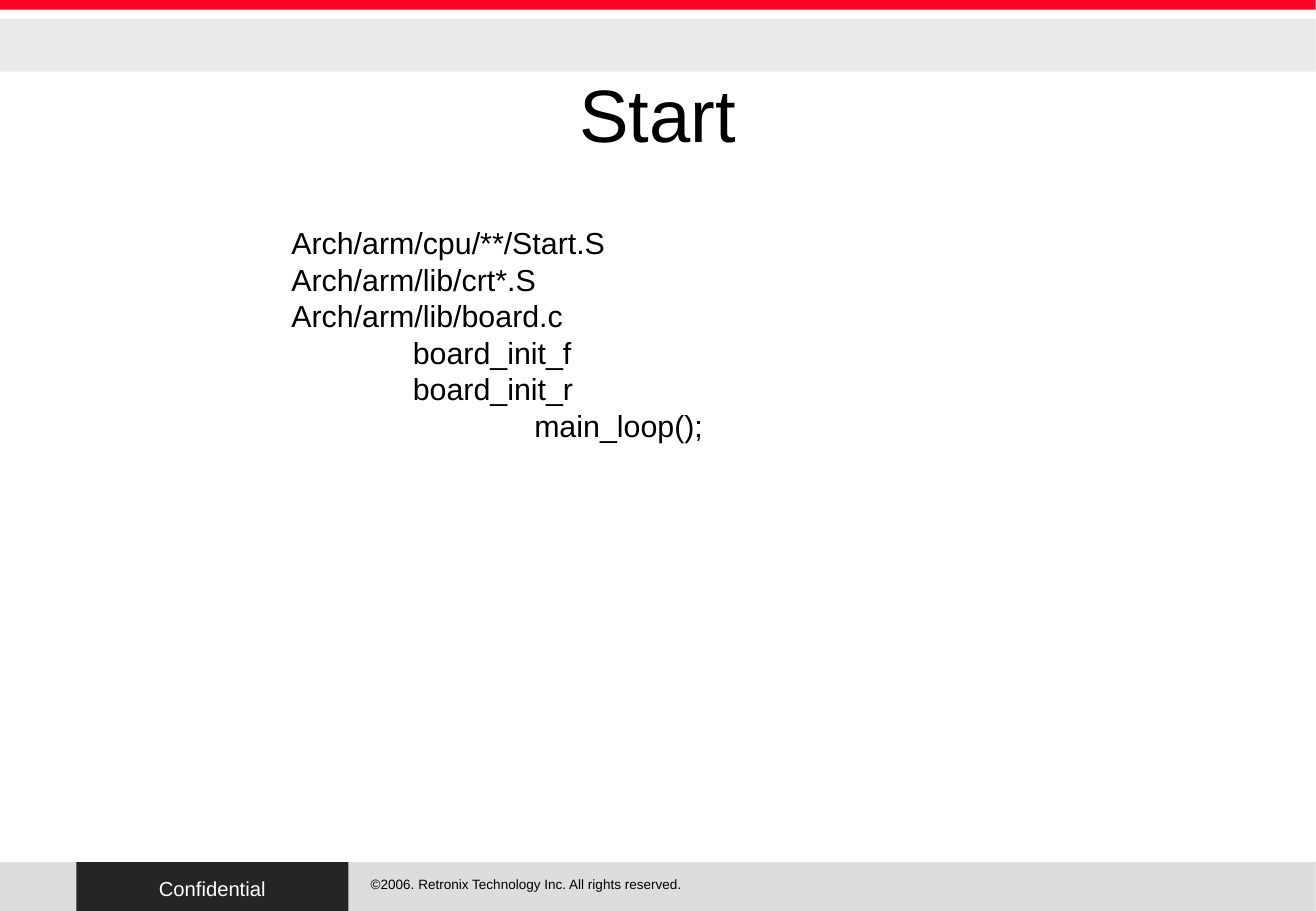
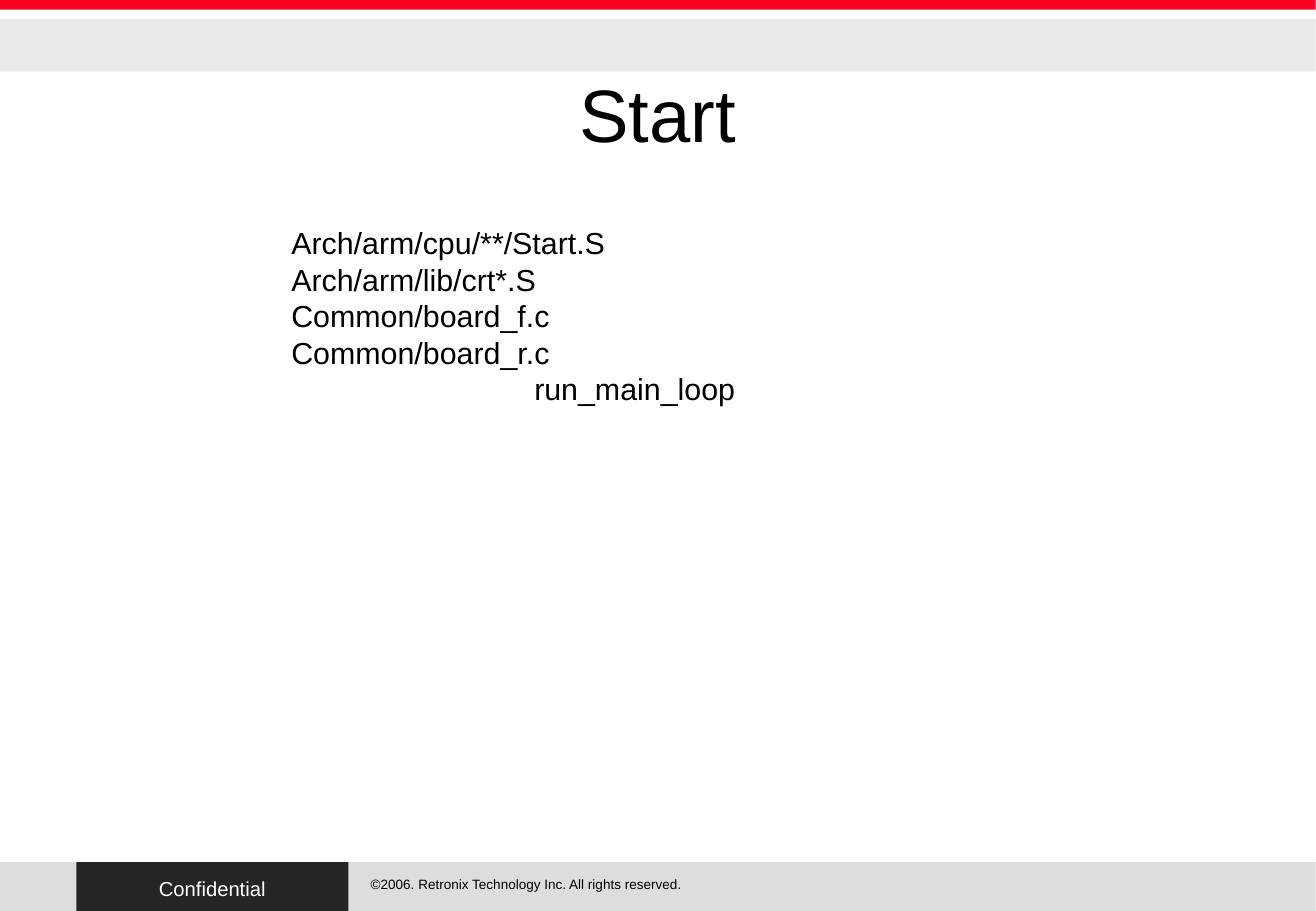
Before and after one commit to RetronixTechInc/u-boot-rtx, a slide deck: slide 5 of uboot.odp. Drawn at 1316x911 pixels with LibreOffice and Linux fonts; fonts in the diff are those of the drawing; background and template pictures are left out. Boxes give left, top, right and bottom in pixels: in the first picture for what was removed or moved away, otherwise in the second. Text is boxed around its words. In the diff, an @@ line names an element or a change of style, - is before the commit and + after.

```diff
--- a/uboot.odp
+++ b/uboot.odp
@@ text at (x1=291, y1=305, x2=735, y2=406): text changed @@
-Arch/arm/lib/board.c
-board_init_f
-board_init_r
-main_loop();
+Common/board_f.c
+Common/board_r.c
+run_main_loop
```
Also in this commit, not shown: 3 other files.
